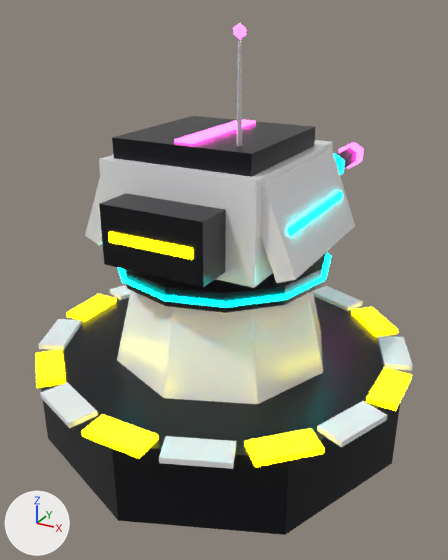
The FBX model Assets/CyberpunkRTS/Models/Buildings/NeonTurret.fbx as it was, and as the next commit left it.
One viewpoint serves both versions: a 50 mm camera at (0.621, -1.124, 0.91) aimed at (-0.02, 0.041, 0.327). Lighting does not change. The marker at lower left points along +X, +Y and +Z. The older version comes first. Where no turn or scale is listed for an object, it has been applied to the vertices.

Objects in the first picture: 'Turret_AmmoBox', 'Turret_Base', 'Turret_Bearing', 'Turret_Body', 'Turret_Hazard11', 'Turret_Hazard12', 'Turret_Hazard13', 'Turret_Hazard14', 'Turret_Hazard15', 'Turret_Pedestal', 'Turret_SidePlate1', 'Turret_TopArmor' and 18 more.
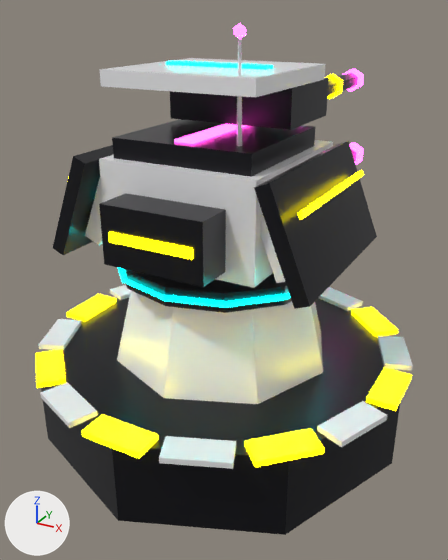
Not visible in the pictures: 'TurMk2_SideArmorGlow-1', 'TurMk2_Shroud1'.

Where the change shows, as pixel boxes (x1, y1, x2, y2) in the pictures (448 x 560 px):
'TurMk2_SideArmor1', added (black)
    after: (254, 141, 377, 309)
'TurMk2_TopPlate', added
    after: (99, 58, 326, 97)
'TurMk2_UpperMount', added
    after: (170, 78, 329, 130)
'TurMk2_SideArmor-1', added (black)
    after: (53, 145, 113, 255)
'TurMk2_SideArmorGlow1', added (yellow)
    after: (298, 170, 364, 220)
'TurMk2_TopGlow', added (cyan)
    after: (166, 61, 273, 70)
'TurMk2_Barrel1', added
    after: (328, 73, 358, 96)
'TurMk2_Coil1', added
    after: (326, 73, 343, 99)
'TurMk2_Muzzle1', added
    after: (342, 69, 364, 92)
'Turret_SidePlate1', unchanged, covered by the edit
    before: (260, 148, 355, 283)
    after: (260, 210, 285, 283)

What changed in the scene script:
```text
Add me_turmk2_sidearmor_1:
    me_turmk2_sidearmor_1.from_pydata([(-0.055, -0.2, -0.096), (0.027, -0.2, 0.108), (-0.055, 0.2, -0.096), (0.027, 0.2, 0.108), (-0.027, -0.2, -0.108), (0.055, -0.2, 0.096), (-0.027, 0.2, -0.108), (0.055, 0.2, 0.096)], [], [(0, 1, 3, 2), (2, 3, 7, 6), (6, 7, 5, 4), (4, 5, 1, 0), (2, 6, 4, 0), (7, 3, 1, 5)])
    me_turmk2_sidearmor_1.materials.append(mat_skitter_graphite)  # black #27272c
Add me_turmk2_sidearmorglow1:
    me_turmk2_sidearmorglow1.from_pydata([(-0.001, -0.17, -0.007), (-0.005, -0.17, 0.004), (-0.001, 0.17, -0.007), (-0.005, 0.17, 0.004), (0.005, -0.17, -0.004), (0.001, -0.17, 0.007), (0.005, 0.17, -0.004), (0.001, 0.17, 0.007)], [], [(0, 1, 3, 2), (2, 3, 7, 6), (6, 7, 5, 4), (4, 5, 1, 0), (2, 6, 4, 0), (7, 3, 1, 5)])
    me_turmk2_sidearmorglow1.materials.append(mat_skitter_neonyellow)  # yellow #ffed00, glowing yellow #ffed00
Add me_turmk2_sidearmorglow_1:
    me_turmk2_sidearmorglow_1.from_pydata([(-0.005, -0.17, -0.004), (-0.001, -0.17, 0.007), (-0.005, 0.17, -0.004), (-0.001, 0.17, 0.007), (0.001, -0.17, -0.007), (0.005, -0.17, 0.004), (0.001, 0.17, -0.007), (0.005, 0.17, 0.004)], [], [(0, 1, 3, 2), (2, 3, 7, 6), (6, 7, 5, 4), (4, 5, 1, 0), (2, 6, 4, 0), (7, 3, 1, 5)])
    me_turmk2_sidearmorglow_1.materials.append(mat_skitter_neonyellow)  # yellow #ffed00, glowing yellow #ffed00
Add me_turmk2_sidearmor1:
    me_turmk2_sidearmor1.from_pydata([(0.027, -0.2, -0.108), (-0.055, -0.2, 0.096), (0.027, 0.2, -0.108), (-0.055, 0.2, 0.096), (0.055, -0.2, -0.096), (-0.027, -0.2, 0.108), (0.055, 0.2, -0.096), (-0.027, 0.2, 0.108)], [], [(0, 1, 3, 2), (2, 3, 7, 6), (6, 7, 5, 4), (4, 5, 1, 0), (2, 6, 4, 0), (7, 3, 1, 5)])
    me_turmk2_sidearmor1.materials.append(mat_skitter_graphite)  # black #27272c
Add ob_turmk2_topplate:
    ob_turmk2_topplate = bpy.data.objects.new('TurMk2_TopPlate', me_turmk2_topplate)  # a box spanning x -0.16..0.16, y -0.16..0.16, z -0.015..0.015; in mat_skitter_white (white #f6f6f8)
    ob_turmk2_topplate.location = (0.0, -0.02, 0.79)
Add ob_turmk2_sidearmor_1:
    ob_turmk2_sidearmor_1 = bpy.data.objects.new('TurMk2_SideArmor-1', me_turmk2_sidearmor_1)
    ob_turmk2_sidearmor_1.location = (-0.235, -0.02, 0.54)
Add ob_turmk2_muzzle1:
    ob_turmk2_muzzle1 = bpy.data.objects.new('TurMk2_Muzzle1', me_turmk2_muzzle1)  # a 6-sided cut cone along y (radius 0.03 at the low end, 0.027 at the high end) spanning x -0.026..0.026, y -0.0175..0.0175, z -0.03..0.03; in mat_skitter_neonpink (pink #ff3fcb, glowing pink #ff3fcb)
    ob_turmk2_muzzle1.location = (0.08, 0.583, 0.73)
Add ob_turmk2_uppermount:
    ob_turmk2_uppermount = bpy.data.objects.new('TurMk2_UpperMount', me_turmk2_uppermount)  # a box spanning x -0.14..0.14, y -0.1..0.1, z -0.04..0.04; in mat_skitter_graphite (black #27272c)
    ob_turmk2_uppermount.location = (0.0, 0.12, 0.73)
Add ob_turmk2_barrel1:
    ob_turmk2_barrel1 = bpy.data.objects.new('TurMk2_Barrel1', me_turmk2_barrel1)  # a 6-sided cut cone along y (radius 0.022 at the low end, 0.02 at the high end) spanning x -0.019..0.019, y -0.15..0.15, z -0.022..0.022; in mat_skitter_graphite (black #27272c)
    ob_turmk2_barrel1.location = (0.08, 0.43, 0.73)
Add ob_turmk2_shroud1:
    ob_turmk2_shroud1 = bpy.data.objects.new('TurMk2_Shroud1', me_turmk2_shroud1)  # a box spanning x -0.0325..0.0325, y -0.055..0.055, z -0.0325..0.0325; in mat_skitter_white (white #f6f6f8)
    ob_turmk2_shroud1.location = (0.08, 0.24, 0.73)
Add ob_turmk2_coil1:
    ob_turmk2_coil1 = bpy.data.objects.new('TurMk2_Coil1', me_turmk2_coil1)  # a 6-sided cylinder along y spanning x -0.026..0.026, y -0.01..0.01, z -0.03..0.03; in mat_skitter_neonyellow (yellow #ffed00, glowing yellow #ffed00)
    ob_turmk2_coil1.location = (0.08, 0.41, 0.73)
Add ob_turmk2_sidearmorglow1:
    ob_turmk2_sidearmorglow1 = bpy.data.objects.new('TurMk2_SideArmorGlow1', me_turmk2_sidearmorglow1)
    ob_turmk2_sidearmorglow1.location = (0.252, -0.02, 0.59)
Add ob_turmk2_topglow:
    ob_turmk2_topglow = bpy.data.objects.new('TurMk2_TopGlow', me_turmk2_topglow)  # a box spanning x -0.11..0.11, y -0.015..0.015, z -0.003..0.003; in mat_skitter_neoncyan (cyan #00fff3, glowing cyan #00fff3)
    ob_turmk2_topglow.location = (0.0, -0.02, 0.808)
Add ob_turmk2_sidearmorglow_1:
    ob_turmk2_sidearmorglow_1 = bpy.data.objects.new('TurMk2_SideArmorGlow-1', me_turmk2_sidearmorglow_1)
    ob_turmk2_sidearmorglow_1.location = (-0.252, -0.02, 0.59)
Add ob_turmk2_sidearmor1:
    ob_turmk2_sidearmor1 = bpy.data.objects.new('TurMk2_SideArmor1', me_turmk2_sidearmor1)
    ob_turmk2_sidearmor1.location = (0.235, -0.02, 0.54)
```
